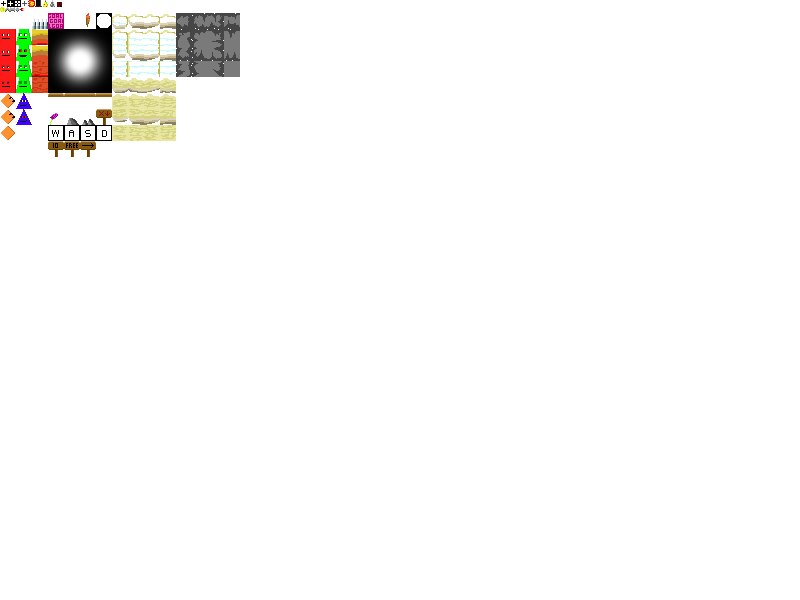
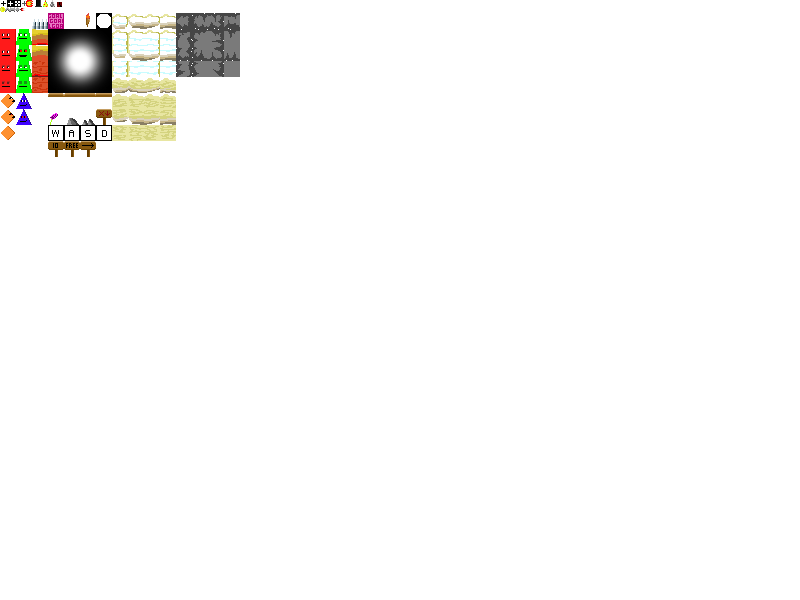
Layered file, before and after one edit (800px x 600px). Changes by layer:
painted on "FireBall" over [26, 0, 35, 7]
